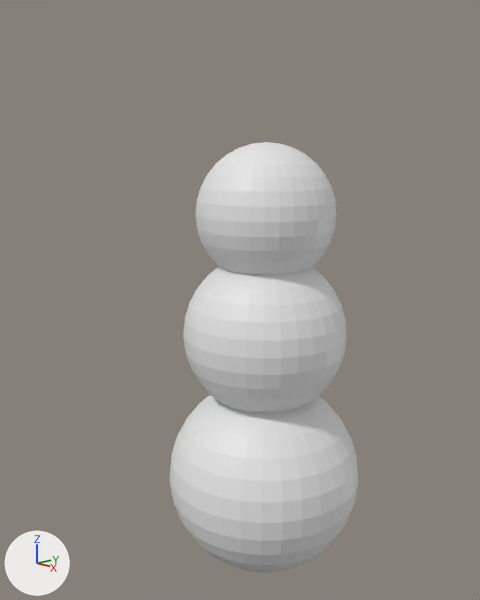
An edit to the Blender file Snowman.blend, drawn before and after from the same camera.
Both versions are drawn from a camera (50 mm lens) standing at (4.69, -4.55, 4.38) and looking at (-0.05, -0.29, 2.92). Every picture has the same lights, and +X, +Y and +Z are marked at lower left. The picture after the commit comes second.
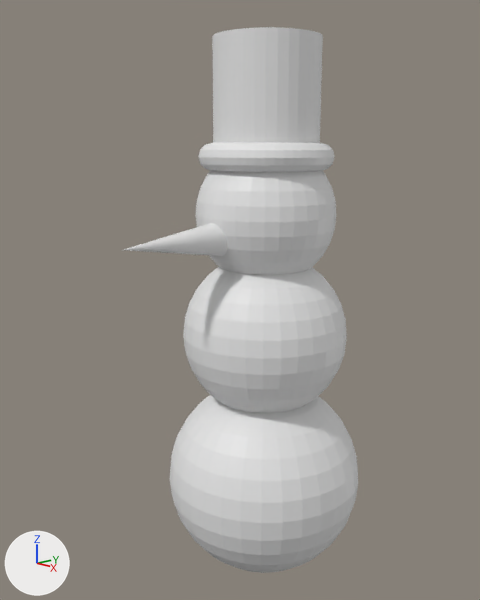
Changed parts and their boxes (x1, y1, x2, y2) in the pictures (480 x 600 px):
'Cylinder', added
    after: (212, 27, 323, 143)
'Torus', added
    after: (198, 142, 335, 172)
'Cone', added
    after: (124, 223, 228, 256)

What the commit changed:
Mesh me_torus is new.
It is a torus around z (ring radius 1.0, tube radius 0.25) spanning x -1.25..1.25, y -1.25..1.25, z -0.25..0.25.
Mesh me_cylinder is new.
It is a 32-sided cylinder along z spanning x -1.0..1.0, y -1.0..1.0, z -1.0..1.0.
Mesh me_cone is new.
It is a 32-sided cone pointing to +z spanning x -1.0..1.0, y -1.0..1.0, z -1.0..1.0.
Object 'Torus' (ob_torus) is new; it shows me_torus.
Its location is (0.0, 0.0, 4.29).
Its scale is (0.52, 0.52, 0.52).
Object 'Cylinder' (ob_cylinder) is new; it shows me_cylinder.
Its location is (0.0, 0.0, 4.86).
Its scale is (0.508, 0.508, 0.508).
Object 'Cone' (ob_cone) is new; it shows me_cone.
Its location is (0.0, -1.09, 3.55).
Its rotation in degrees is (90, 0, 0).
Its scale is (0.171, 0.171, 0.551).
